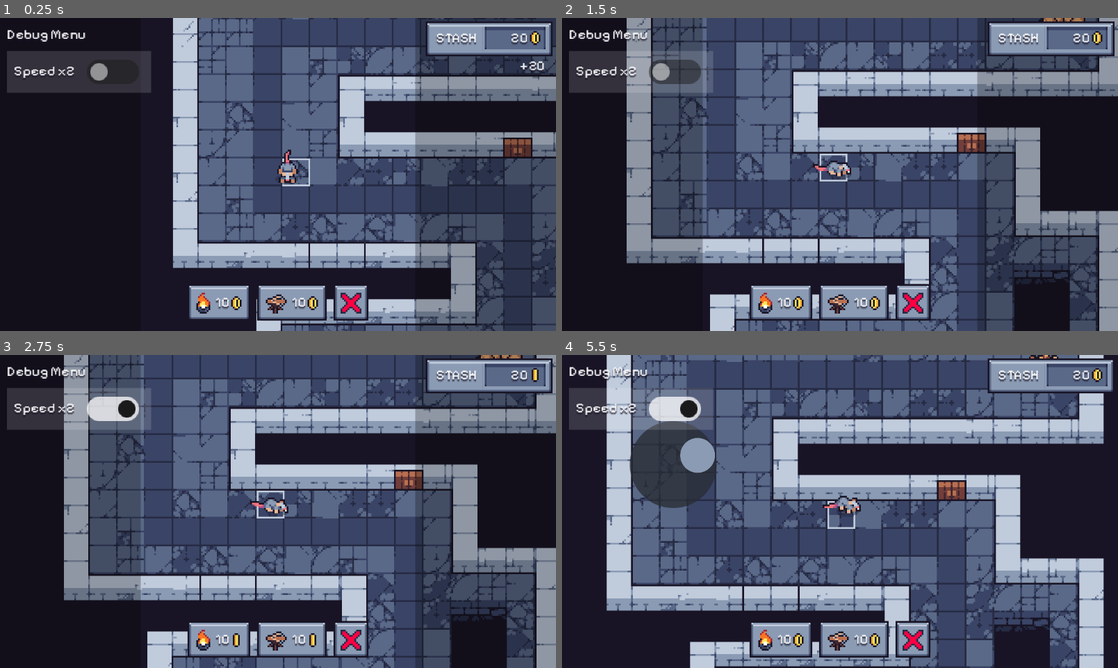
Above: before the commit, frames 1-4 (two rows, left to right).
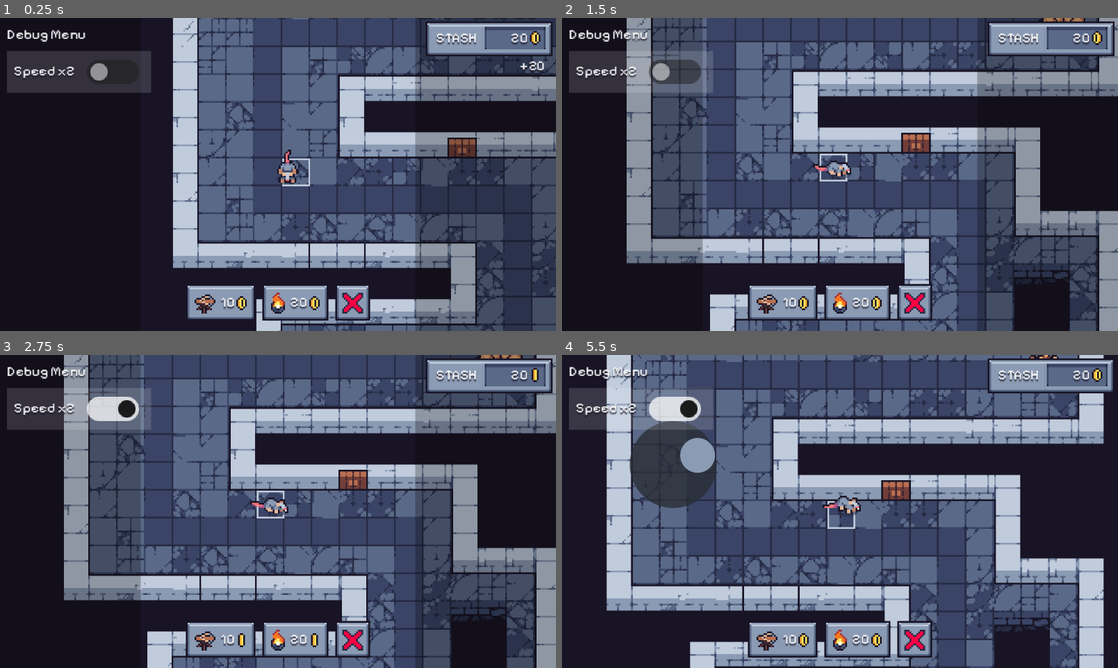
Above: after the commit, the same moments.

Repository: Raisinaut/craftpix_indie_jam
Game: Godot game, scene res://levels/test_scene.tscn
Two runs of this game, one before a commit and one after it. Both use one fixed random seed, a clock stepped at 60 frames per second and the inputs below.
Inputs (mouse positions are in pixels of both pictures, inside the frame that each line leads up to):
- Up to frame 1 (0.25 s): no input
- Up to frame 2 (1.5 s): move the mouse to (962, 158) at 0.52 s; hold D (move_right) 0.53-1.25 s; tap E (interact) at 0.6 s; click (962, 158) at 0.8 s; drag from (728, 190) to (851, 174) at 1.27 s
- Up to frame 3 (2.75 s): click (111, 408) at 2 s
- Up to frame 4 (5.5 s): move the mouse to (895, 442) at 2.77 s; hold D (move_right) 2.78-3.5 s; tap E (interact) at 2.85, 4.35 s; click (895, 442) at 3.05 s; drag from (812, 574) to (806, 492) at 3.52 s; move the mouse to (1006, 558) at 4.27 s; hold A (move_left) 4.28-5 s; click (1006, 558) at 4.55 s; drag from (673, 464) to (756, 433) at 5.02 s

The runs differ from the first frame. In frame 1, 2.1% of the frame differs, in the area x 33-96%, y 38-97%; in frame 2, 2.1%; in frame 3, 2.1%; in frame 4, 2.2%, in the area x 33-73%, y 40-97%.

Commit message:
Ballista trap + improved map placement feedback

Diff:
--- a/godot/entities/characters/moving_character.tscn
+++ b/godot/entities/characters/moving_character.tscn
@@ -356,6 +356,8 @@
 [node name="Shadow" parent="." instance=ExtResource("2_3sq6u")]
 z_index = -1
 offset = Vector2(-0.5, 0)
+frame = 1
+size = 2
 
 [node name="Sprite2D" type="Sprite2D" parent="."]
 material = ExtResource("3_3sq6u")
--- a/godot/entities/objects/coin/coin.tscn
+++ b/godot/entities/objects/coin/coin.tscn
@@ -3,7 +3,7 @@
 [ext_resource type="Texture2D" uid="uid://bslbu0amb0est" path="res://assets/objects/coin.png" id="1_a3cx1"]
 [ext_resource type="Script" uid="uid://yp2hpa3ppdmb" path="res://entities/objects/coin/coin.gd" id="1_bnwvg"]
 [ext_resource type="Texture2D" uid="uid://dkexny4e78lr7" path="res://assets/particles/sparkle_a.png" id="2_mwj88"]
-[ext_resource type="Texture2D" uid="uid://chv0t4tdxhoj7" path="res://assets/objects/shadow_small.png" id="2_u355s"]
+[ext_resource type="PackedScene" uid="uid://cw5nvw3ycioxa" path="res://entities/shadow.tscn" id="3_3kpim"]
 [ext_resource type="Material" uid="uid://b1tly5c16uths" path="res://general/materials/flash_pickup.tres" id="4_vxmcp"]
 [ext_resource type="Script" uid="uid://d2d8j0k3b1vi2" path="res://general/components/flashing_sprite/flash_control.gd" id="6_3kpim"]
 
@@ -121,10 +121,7 @@
 anim_speed_min = 1.0
 anim_speed_max = 1.0
 
-[node name="Shadow" type="Sprite2D" parent="."]
-modulate = Color(1, 1, 1, 0.5019608)
-z_index = -1
-texture = ExtResource("2_u355s")
+[node name="Shadow" parent="." instance=ExtResource("3_3kpim")]
 
 [node name="Sprite2D" type="AnimatedSprite2D" parent="."]
 material = ExtResource("4_vxmcp")
--- /dev/null
+++ b/godot/entities/projectiles/arrow.tscn
@@ -0,0 +1,35 @@
+[gd_scene load_steps=6 format=3 uid="uid://4tqlqg22tbpw"]
+
+[ext_resource type="Script" uid="uid://bdcab4qeqp8eb" path="res://entities/projectiles/linear_projectile.gd" id="1_d7ycy"]
+[ext_resource type="PackedScene" uid="uid://cw5nvw3ycioxa" path="res://entities/shadow.tscn" id="2_gdlky"]
+[ext_resource type="Texture2D" uid="uid://b7bdq3xwqi6iu" path="res://assets/objects/traps/ballista/arrow.png" id="2_sadbq"]
+[ext_resource type="Script" uid="uid://dfc5d2tb3beke" path="res://general/components/combat/hitbox.gd" id="3_cmigs"]
+
+[sub_resource type="CapsuleShape2D" id="CapsuleShape2D_sadbq"]
+radius = 2.0
+height = 6.0
+
+[node name="Arrow" type="CharacterBody2D"]
+collision_layer = 0
+motion_mode = 1
+script = ExtResource("1_d7ycy")
+
+[node name="Shadow" parent="." instance=ExtResource("2_gdlky")]
+
+[node name="Sprite2D" type="Sprite2D" parent="."]
+position = Vector2(0, -4)
+texture = ExtResource("2_sadbq")
+
+[node name="CollisionShape2D2" type="CollisionShape2D" parent="."]
+position = Vector2(2, 0)
+rotation = -1.5707964
+shape = SubResource("CapsuleShape2D_sadbq")
+
+[node name="HitBox" type="Area2D" parent="."]
+script = ExtResource("3_cmigs")
+metadata/_custom_type_script = "uid://dfc5d2tb3beke"
+
+[node name="CollisionShape2D2" type="CollisionShape2D" parent="HitBox"]
+position = Vector2(2, 0)
+rotation = -1.5707964
+shape = SubResource("CapsuleShape2D_sadbq")
--- /dev/null
+++ b/godot/entities/projectiles/linear_projectile.gd
@@ -0,0 +1,40 @@
+class_name LinearProjectile
+extends CharacterBody2D
+
+@onready var sprite = $Sprite2D
+@onready var shadow = $Shadow
+@onready var hitbox = $HitBox
+@onready var collision_shape = $CollisionShape2D2
+
+var move_direction = Vector2.RIGHT
+var move_speed = 100
+
+
+func _ready() -> void:
+	hitbox.detected.connect(_on_hitbox_detected)
+
+func _physics_process(delta: float) -> void:
+	velocity = move_direction * move_speed
+	point_toward_move_direction()
+	move_and_slide()
+	if get_kinematic_collider(delta):
+		impact()
+
+func _on_hitbox_detected(_hurtbox : HurtBox) -> void:
+	impact()
+
+func impact() -> void:
+	velocity = Vector2.ZERO
+	queue_free()
+
+func point_toward_move_direction() -> void:
+	var r = move_direction.angle()
+	sprite.rotation = r
+	shadow.rotation = r
+	hitbox.rotation = r
+	var hitbox_trans = hitbox.get_collision_shape().global_transform
+	collision_shape.global_transform = hitbox_trans
+
+func get_kinematic_collider(delta : float) -> Object:
+	var collider : Object = move_and_collide(velocity * delta, true)
+	return collider
--- /dev/null
+++ b/godot/entities/shadow.gd
@@ -0,0 +1,8 @@
+@tool
+extends Sprite2D
+
+@export_range(1, 2) var size : int = 1 : set = set_size
+
+func set_size(value : int) -> void:
+	size = value
+	frame = size - 1
--- a/godot/entities/shadow.tscn
+++ b/godot/entities/shadow.tscn
@@ -1,7 +1,10 @@
-[gd_scene load_steps=2 format=3 uid="uid://cw5nvw3ycioxa"]
+[gd_scene load_steps=3 format=3 uid="uid://cw5nvw3ycioxa"]
 
-[ext_resource type="Texture2D" uid="uid://cs8a8s2x8phta" path="res://assets/free-top-down-roguelike-game-kit-pixel-art-craftpix-net-436971/1 Characters/Other/Shadow.png" id="1_uhksf"]
+[ext_resource type="Texture2D" uid="uid://cbfkktmgwggky" path="res://assets/objects/shadow.png" id="1_bcmcb"]
+[ext_resource type="Script" uid="uid://e0m3xsbq4s1n" path="res://entities/shadow.gd" id="2_bcmcb"]
 
 [node name="Shadow" type="Sprite2D"]
 modulate = Color(1, 1, 1, 0.5)
-texture = ExtResource("1_uhksf")
+texture = ExtResource("1_bcmcb")
+hframes = 2
+script = ExtResource("2_bcmcb")
--- a/godot/entities/traps/ballista/ballista.gd
+++ b/godot/entities/traps/ballista/ballista.gd
@@ -1,25 +1,65 @@
 class_name Ballista
 extends Node2D
 
-@onready var base = $Base
+@onready var sprite = $Sprite
 @onready var interaction_area = $InteractionArea
 @onready var interact_display = $InteractCost
+@onready var emitter = $Emitter
 
-var interval : float = 1.0
+var initialized : bool = false
+var interval : float = 1.5
+var direction := Vector2.RIGHT : set = set_direction
 
 
 func _ready() -> void:
+	sprite.animation_finished.connect(_on_sprite_animation_finished)
 	interaction_area.interacted.connect(_on_interaction_area_interacted)
 	interact_display.hide()
+	await delay()
+	initialized = true
+	activate()
 
 func activate() -> void:
-	# fire bolt
+	sprite.play(get_directional_animation_name("fire"))
+	emitter.emit()
+
+func reset() -> void:
+	sprite.play(get_directional_animation_name("default"))
 	start_interval()
+
+func _process(delta: float) -> void:
+	if initialized:
+		interact_display.visible = interaction_area.can_interact()
+
+func get_directional_animation_name(anim_name : String) -> String:
+	return anim_name + "_" + get_vector_as_string(direction)
+
+func get_vector_as_string(vector : Vector2) -> String:
+	var d : String = ""
+	if abs(vector.x) > abs(vector.y):
+		if vector.x >= 0:
+			d = "right"
+		else:
+			d = "left"
+	else:
+		if vector.y >= 0:
+			d = "down"
+		else:
+			d = "up"
+	return d
+
+
+# SETTERS ----------------------------------------------------------------------
+func set_direction(value : Vector2) -> void:
+	direction = value
 
 
 # TIMERS -----------------------------------------------------------------------
 func start_interval():
 	get_tree().create_timer(interval).timeout.connect(_on_interval_timeout)
+
+func delay():
+	await get_tree().create_timer(0.05).timeout
 
 
 # SIGNALS ----------------------------------------------------------------------
@@ -27,5 +67,21 @@
 	activate()
 
 func _on_interaction_area_interacted() -> void:
-	# rotate clockwise by 90 degrees
-	pass
+	direction = direction.rotated(-PI/2)
+	emitter.emission_direction = direction
+	if sprite_is_firing():
+		var last_frame = sprite.frame
+		sprite.play(get_directional_animation_name("fire"))
+		sprite.frame = last_frame
+
+	else:
+		sprite.play(get_directional_animation_name("default"))
+
+func _on_sprite_animation_finished() -> void:
+	if sprite_is_firing():
+		reset()
+
+
+# CHECKS -----------------------------------------------------------------------
+func sprite_is_firing() -> bool:
+	return sprite.animation.contains("fire")
--- a/godot/entities/traps/ballista/ballista.tscn
+++ b/godot/entities/traps/ballista/ballista.tscn
@@ -1,47 +1,85 @@
-[gd_scene load_steps=24 format=3 uid="uid://c5mdvfauoed2g"]
+[gd_scene load_steps=42 format=3 uid="uid://c5mdvfauoed2g"]
 
 [ext_resource type="Script" uid="uid://bhl2hoq3jpxul" path="res://entities/traps/ballista/ballista.gd" id="1_8qoty"]
-[ext_resource type="Texture2D" uid="uid://cw6cmeriakret" path="res://assets/objects/traps/fire_trap/fire_trap.png" id="2_6f77m"]
+[ext_resource type="PackedScene" uid="uid://cw5nvw3ycioxa" path="res://entities/shadow.tscn" id="3_be8nh"]
 [ext_resource type="Texture2D" uid="uid://1q0cp7khrn5k" path="res://assets/objects/traps/ballista/ballista_sheet.png" id="3_eovqc"]
+[ext_resource type="Script" uid="uid://c8uivfcveinjf" path="res://entities/traps/ballista/emitter.gd" id="6_eovqc"]
 [ext_resource type="Script" uid="uid://b545io1mgm2pc" path="res://general/components/interaction_area/interaction_area.gd" id="6_uwgnx"]
 [ext_resource type="PackedScene" uid="uid://pfvy78ys0l41" path="res://ui/interact_prompt/interact_prompt.tscn" id="7_0yw4s"]
-
-[sub_resource type="AtlasTexture" id="AtlasTexture_4vp1b"]
-atlas = ExtResource("2_6f77m")
-region = Rect2(32, 0, 32, 32)
-
-[sub_resource type="AtlasTexture" id="AtlasTexture_dda22"]
-atlas = ExtResource("2_6f77m")
-region = Rect2(64, 0, 32, 32)
-
-[sub_resource type="AtlasTexture" id="AtlasTexture_qmrr5"]
-atlas = ExtResource("2_6f77m")
-region = Rect2(96, 0, 32, 32)
-
-[sub_resource type="AtlasTexture" id="AtlasTexture_n5l1v"]
-atlas = ExtResource("2_6f77m")
-region = Rect2(128, 0, 32, 32)
-
-[sub_resource type="AtlasTexture" id="AtlasTexture_wxbwv"]
-atlas = ExtResource("2_6f77m")
-region = Rect2(160, 0, 32, 32)
-
-[sub_resource type="AtlasTexture" id="AtlasTexture_vitdh"]
-atlas = ExtResource("2_6f77m")
-region = Rect2(192, 0, 32, 32)
-
-[sub_resource type="AtlasTexture" id="AtlasTexture_5dr5r"]
-atlas = ExtResource("2_6f77m")
-region = Rect2(224, 0, 32, 32)
-
-[sub_resource type="AtlasTexture" id="AtlasTexture_4xanu"]
-atlas = ExtResource("2_6f77m")
-region = Rect2(256, 0, 32, 32)
-
-[sub_resource type="AtlasTexture" id="AtlasTexture_8qoty"]
+[ext_resource type="PackedScene" uid="uid://4tqlqg22tbpw" path="res://entities/projectiles/arrow.tscn" id="7_be8nh"]
+
+[sub_resource type="AtlasTexture" id="AtlasTexture_kmdvo"]
+atlas = ExtResource("3_eovqc")
+region = Rect2(0, 48, 16, 16)
+
+[sub_resource type="AtlasTexture" id="AtlasTexture_htr65"]
+atlas = ExtResource("3_eovqc")
+region = Rect2(0, 16, 16, 16)
+
+[sub_resource type="AtlasTexture" id="AtlasTexture_mjq35"]
 atlas = ExtResource("3_eovqc")
 region = Rect2(0, 0, 16, 16)
 
+[sub_resource type="AtlasTexture" id="AtlasTexture_sdu47"]
+atlas = ExtResource("3_eovqc")
+region = Rect2(0, 32, 16, 16)
+
+[sub_resource type="AtlasTexture" id="AtlasTexture_v85ik"]
+atlas = ExtResource("3_eovqc")
+region = Rect2(16, 48, 16, 16)
+
+[sub_resource type="AtlasTexture" id="AtlasTexture_7t7q2"]
+atlas = ExtResource("3_eovqc")
+region = Rect2(32, 48, 16, 16)
+
+[sub_resource type="AtlasTexture" id="AtlasTexture_rvo8p"]
+atlas = ExtResource("3_eovqc")
+region = Rect2(48, 48, 16, 16)
+
+[sub_resource type="AtlasTexture" id="AtlasTexture_pu1rs"]
+atlas = ExtResource("3_eovqc")
+region = Rect2(64, 48, 16, 16)
+
+[sub_resource type="AtlasTexture" id="AtlasTexture_0588p"]
+atlas = ExtResource("3_eovqc")
+region = Rect2(80, 48, 16, 16)
+
+[sub_resource type="AtlasTexture" id="AtlasTexture_efith"]
+atlas = ExtResource("3_eovqc")
+region = Rect2(96, 48, 16, 16)
+
+[sub_resource type="AtlasTexture" id="AtlasTexture_faf02"]
+atlas = ExtResource("3_eovqc")
+region = Rect2(0, 48, 16, 16)
+
+[sub_resource type="AtlasTexture" id="AtlasTexture_i301a"]
+atlas = ExtResource("3_eovqc")
+region = Rect2(16, 16, 16, 16)
+
+[sub_resource type="AtlasTexture" id="AtlasTexture_fqmsp"]
+atlas = ExtResource("3_eovqc")
+region = Rect2(32, 16, 16, 16)
+
+[sub_resource type="AtlasTexture" id="AtlasTexture_e2qwi"]
+atlas = ExtResource("3_eovqc")
+region = Rect2(48, 16, 16, 16)
+
+[sub_resource type="AtlasTexture" id="AtlasTexture_8agke"]
+atlas = ExtResource("3_eovqc")
+region = Rect2(64, 16, 16, 16)
+
+[sub_resource type="AtlasTexture" id="AtlasTexture_73kfy"]
+atlas = ExtResource("3_eovqc")
+region = Rect2(80, 16, 16, 16)
+
+[sub_resource type="AtlasTexture" id="AtlasTexture_u7xdy"]
+atlas = ExtResource("3_eovqc")
+region = Rect2(96, 16, 16, 16)
+
+[sub_resource type="AtlasTexture" id="AtlasTexture_v0wxh"]
+atlas = ExtResource("3_eovqc")
+region = Rect2(0, 16, 16, 16)
+
 [sub_resource type="AtlasTexture" id="AtlasTexture_be8nh"]
 atlas = ExtResource("3_eovqc")
 region = Rect2(16, 0, 16, 16)
@@ -69,48 +107,123 @@
 [sub_resource type="AtlasTexture" id="AtlasTexture_eovqc"]
 atlas = ExtResource("3_eovqc")
 region = Rect2(0, 0, 16, 16)
+
+[sub_resource type="AtlasTexture" id="AtlasTexture_8ya50"]
+atlas = ExtResource("3_eovqc")
+region = Rect2(16, 32, 16, 16)
+
+[sub_resource type="AtlasTexture" id="AtlasTexture_1vnkh"]
+atlas = ExtResource("3_eovqc")
+region = Rect2(32, 32, 16, 16)
+
+[sub_resource type="AtlasTexture" id="AtlasTexture_jhajl"]
+atlas = ExtResource("3_eovqc")
+region = Rect2(48, 32, 16, 16)
+
+[sub_resource type="AtlasTexture" id="AtlasTexture_xirwp"]
+atlas = ExtResource("3_eovqc")
+region = Rect2(64, 32, 16, 16)
+
+[sub_resource type="AtlasTexture" id="AtlasTexture_diybx"]
+atlas = ExtResource("3_eovqc")
+region = Rect2(80, 32, 16, 16)
+
+[sub_resource type="AtlasTexture" id="AtlasTexture_i2k1o"]
+atlas = ExtResource("3_eovqc")
+region = Rect2(96, 32, 16, 16)
+
+[sub_resource type="AtlasTexture" id="AtlasTexture_b2d50"]
+atlas = ExtResource("3_eovqc")
+region = Rect2(0, 32, 16, 16)
 
 [sub_resource type="SpriteFrames" id="SpriteFrames_wxbwv"]
 animations = [{
 "frames": [{
 "duration": 1.0,
-"texture": SubResource("AtlasTexture_4vp1b")
-}, {
-"duration": 1.0,
-"texture": SubResource("AtlasTexture_dda22")
-}, {
-"duration": 1.0,
-"texture": SubResource("AtlasTexture_qmrr5")
-}, {
-"duration": 1.0,
-"texture": SubResource("AtlasTexture_n5l1v")
-}, {
-"duration": 1.0,
-"texture": SubResource("AtlasTexture_wxbwv")
-}, {
-"duration": 1.0,
-"texture": SubResource("AtlasTexture_vitdh")
-}, {
-"duration": 1.0,
-"texture": SubResource("AtlasTexture_5dr5r")
-}, {
-"duration": 1.0,
-"texture": SubResource("AtlasTexture_4xanu")
+"texture": SubResource("AtlasTexture_kmdvo")
 }],
 "loop": true,
-"name": &"active",
-"speed": 14.0
-}, {
-"frames": [{
-"duration": 1.0,
-"texture": SubResource("AtlasTexture_8qoty")
+"name": &"default_down",
+"speed": 5.0
+}, {
+"frames": [{
+"duration": 1.0,
+"texture": SubResource("AtlasTexture_htr65")
 }],
 "loop": true,
-"name": &"default",
+"name": &"default_left",
 "speed": 5.0
 }, {
 "frames": [{
 "duration": 1.0,
+"texture": SubResource("AtlasTexture_mjq35")
+}],
+"loop": true,
+"name": &"default_right",
+"speed": 5.0
+}, {
+"frames": [{
+"duration": 1.0,
+"texture": SubResource("AtlasTexture_sdu47")
+}],
+"loop": true,
+"name": &"default_up",
+"speed": 5.0
+}, {
+"frames": [{
+"duration": 1.0,
+"texture": SubResource("AtlasTexture_v85ik")
+}, {
+"duration": 1.0,
+"texture": SubResource("AtlasTexture_7t7q2")
+}, {
+"duration": 1.0,
+"texture": SubResource("AtlasTexture_rvo8p")
+}, {
+"duration": 1.0,
+"texture": SubResource("AtlasTexture_pu1rs")
+}, {
+"duration": 1.0,
+"texture": SubResource("AtlasTexture_0588p")
+}, {
+"duration": 1.0,
+"texture": SubResource("AtlasTexture_efith")
+}, {
+"duration": 1.0,
+"texture": SubResource("AtlasTexture_faf02")
+}],
+"loop": false,
+"name": &"fire_down",
+"speed": 16.0
+}, {
+"frames": [{
+"duration": 1.0,
+"texture": SubResource("AtlasTexture_i301a")
+}, {
+"duration": 1.0,
+"texture": SubResource("AtlasTexture_fqmsp")
+}, {
+"duration": 1.0,
+"texture": SubResource("AtlasTexture_e2qwi")
+}, {
+"duration": 1.0,
+"texture": SubResource("AtlasTexture_8agke")
+}, {
+"duration": 1.0,
+"texture": SubResource("AtlasTexture_73kfy")
+}, {
+"duration": 1.0,
+"texture": SubResource("AtlasTexture_u7xdy")
+}, {
+"duration": 1.0,
+"texture": SubResource("AtlasTexture_v0wxh")
+}],
+"loop": false,
+"name": &"fire_left",
+"speed": 16.0
+}, {
+"frames": [{
+"duration": 1.0,
 "texture": SubResource("AtlasTexture_be8nh")
 }, {
 "duration": 1.0,
@@ -132,26 +245,59 @@
 "texture": SubResource("AtlasTexture_eovqc")
 }],
 "loop": false,
-"name": &"fire",
+"name": &"fire_right",
+"speed": 16.0
+}, {
+"frames": [{
+"duration": 1.0,
+"texture": SubResource("AtlasTexture_8ya50")
+}, {
+"duration": 1.0,
+"texture": SubResource("AtlasTexture_1vnkh")
+}, {
+"duration": 1.0,
+"texture": SubResource("AtlasTexture_jhajl")
+}, {
+"duration": 1.0,
+"texture": SubResource("AtlasTexture_xirwp")
+}, {
+"duration": 1.0,
+"texture": SubResource("AtlasTexture_diybx")
+}, {
+"duration": 1.0,
+"texture": SubResource("AtlasTexture_i2k1o")
+}, {
+"duration": 1.0,
+"texture": SubResource("AtlasTexture_b2d50")
+}],
+"loop": false,
+"name": &"fire_up",
 "speed": 16.0
 }]
 
 [sub_resource type="CircleShape2D" id="CircleShape2D_x8jmv"]
-radius = 1.0
+radius = 4.0
 
 [node name="Ballista" type="Node2D"]
+y_sort_enabled = true
 script = ExtResource("1_8qoty")
 
-[node name="Base" type="AnimatedSprite2D" parent="."]
-z_index = -1
+[node name="Shadow" parent="." instance=ExtResource("3_be8nh")]
+frame = 1
+size = 2
+
+[node name="Sprite" type="AnimatedSprite2D" parent="."]
 sprite_frames = SubResource("SpriteFrames_wxbwv")
-animation = &"fire"
-autoplay = "default"
-frame = 6
-frame_progress = 1.0
+animation = &"default_right"
 offset = Vector2(0, -4)
 
+[node name="Emitter" type="Node2D" parent="."]
+script = ExtResource("6_eovqc")
+emission_scene = ExtResource("7_be8nh")
+emission_speed = 100
+
 [node name="InteractionArea" type="Area2D" parent="."]
+visible = false
 collision_layer = 0
 collision_mask = 8
 script = ExtResource("6_uwgnx")
@@ -162,9 +308,12 @@
 
 [node name="InteractCost" parent="." node_paths=PackedStringArray("linked_area") instance=ExtResource("7_0yw4s")]
 offset_left = -21.5
-offset_top = -29.0
+offset_top = -33.0
 offset_right = 21.5
-offset_bottom = -6.0
+offset_bottom = -10.0
 size_flags_vertical = 1
 action = "ROTATE"
 linked_area = NodePath("../InteractionArea")
+
+[node name="DirectionVisual" type="RayCast2D" parent="."]
+target_position = Vector2(16, 0)
--- /dev/null
+++ b/godot/entities/traps/ballista/emitter.gd
@@ -0,0 +1,16 @@
+extends Node2D
+
+@export var emission_scene : PackedScene
+@export var emission_speed : int
+
+var emission_direction := Vector2.RIGHT
+
+func emit() -> void:
+	spawn_scene(emission_scene)
+
+func spawn_scene(scene : PackedScene) -> void:
+	var inst : LinearProjectile = scene.instantiate()
+	EntityManager.y_sort_root.call_deferred("add_child", inst)
+	inst.global_position = global_position
+	inst.move_direction = emission_direction
+	inst.move_speed = emission_speed
--- a/godot/general/components/combat/hitbox.gd
+++ b/godot/general/components/combat/hitbox.gd
@@ -6,7 +6,7 @@
 signal detected(hurtbox) # not ideal, but signal is triggered from the hurtbox class >_>
 
 @export var damage := 1
-@export var knockback := 10
+@export var knockback := 0
 
 var disabled := false : set = set_disabled
 var knockback_direction := Vector2.ZERO
@@ -15,12 +15,16 @@
 func _init() -> void:
 	setup_collision()
 
-
 func setup_collision():
 	collision_layer = int(pow(2, 7-1))
 	collision_mask = int(pow(2, 8-1))
 
-
 func set_disabled(state):
 	disabled = state
 	set_deferred("monitorable", not disabled)
+
+func get_collision_shape() -> CollisionShape2D:
+	for c in get_children():
+		if c is CollisionShape2D:
+			return c
+	return null
--- a/godot/levels/map.gd
+++ b/godot/levels/map.gd
@@ -9,7 +9,8 @@
 @onready var highlight_box = $Ground/HighlightBox
 
 var highlight_idx = Vector2i.ZERO
-var selected_scene = -1
+var hover_opacity = 0.6 # visibility percent
+var selected_scene = -1 # -1 is null
 var refund_percent = 0.5
 
 enum MODES {
@@ -35,7 +36,13 @@
 	highlight_idx = traps_hover.local_to_map(player_position)
 	var tile_idx = selected_scene + 1 #always add one when accessing tiles
 	if is_idx_valid(tile_idx):
+		var no_trap_present = is_cell_unused_by_layer(highlight_idx, traps)
+		traps_hover.visible = no_trap_present
 		traps_hover.set_cell(highlight_idx, 0, Vector2i(0, 0), tile_idx)
+		if can_place():
+			traps_hover.modulate = Color("ffffff") * hover_opacity
+		else:
+			traps_hover.modulate = Color("f5767a") * hover_opacity
 
 func update_highlight():
 	match mode:
@@ -91,12 +98,18 @@
 
 # CHECKS -----------------------------------------------------------------------
 func is_cell_valid(coords : Vector2i) -> bool:
+	var valid = true
+	var layers_to_check : Array[TileMapLayer] = [track, traps]
+	for layer in layers_to_check:
+		if not is_cell_unused_by_layer(coords, layer):
+			valid = false
+			break
+	return valid
+
+func is_cell_unused_by_layer(coords : Vector2i, map : TileMapLayer) -> bool:
 	var usable_coords : Array = ground.get_used_cells()
-	var used_coords : Array = traps.get_used_cells()
-	var track_coords : Array = track.get_used_cells()
-	for c in used_coords:
-		usable_coords.erase(c)
-	for c in track_coords:
+	var map_coords : Array = map.get_used_cells()
+	for c in map_coords:
 		usable_coords.erase(c)
 	return usable_coords.has(coords)
 
--- a/godot/levels/test_scene.tscn
+++ b/godot/levels/test_scene.tscn
@@ -182,7 +182,6 @@
 tile_set = SubResource("TileSet_vehgu")
 
 [node name="TrapsHover" type="TileMapLayer" parent="Map"]
-modulate = Color(1, 1, 1, 0.5)
 y_sort_enabled = true
 tile_set = SubResource("TileSet_vehgu")
 
@@ -206,7 +205,7 @@
 spawn_interval = 6.0
 
 [node name="MinionDoor2" parent="Entities" instance=ExtResource("6_a47p7")]
-position = Vector2(216, 32)
+position = Vector2(184, 32)
 
 [node name="MinionDoor" parent="Entities" instance=ExtResource("6_a47p7")]
 position = Vector2(56, -64)
--- a/godot/resources/traps/1_fire_trap.tres
+++ /dev/null
@@ -1,15 +0,0 @@
-[gd_resource type="Resource" script_class="TrapData" load_steps=4 format=3 uid="uid://bqdmea5qxlplc"]
-
-[ext_resource type="Texture2D" uid="uid://dym1i6kdlj4iw" path="res://assets/objects/traps/fire_trap/fire_trap_icon.png" id="1_mrmwr"]
-[ext_resource type="Script" uid="uid://bv4r0db7i8vw0" path="res://general/classes/trap_data.gd" id="1_v1lgk"]
-[ext_resource type="PackedScene" uid="uid://lmebpt6opvja" path="res://entities/traps/fire_trap/fire_trap.tscn" id="2_7w0an"]
-
-[resource]
-script = ExtResource("1_v1lgk")
-display_name = "Fireburst"
-icon = ExtResource("1_mrmwr")
-scene = ExtResource("2_7w0an")
-base_cost = 10
-base_interval = 2.0
-base_duration = 1.0
-metadata/_custom_type_script = "uid://bv4r0db7i8vw0"
--- /dev/null
+++ b/godot/resources/traps/2_fireburst.tres
@@ -0,0 +1,15 @@
+[gd_resource type="Resource" script_class="TrapData" load_steps=4 format=3 uid="uid://bqdmea5qxlplc"]
+
+[ext_resource type="Texture2D" uid="uid://dym1i6kdlj4iw" path="res://assets/objects/traps/fire_trap/fire_trap_icon.png" id="1_vtowl"]
+[ext_resource type="PackedScene" uid="uid://lmebpt6opvja" path="res://entities/traps/fire_trap/fire_trap.tscn" id="2_3a5r6"]
+[ext_resource type="Script" uid="uid://bv4r0db7i8vw0" path="res://general/classes/trap_data.gd" id="3_llma6"]
+
+[resource]
+script = ExtResource("3_llma6")
+display_name = "Fireburst"
+icon = ExtResource("1_vtowl")
+scene = ExtResource("2_3a5r6")
+base_cost = 20
+base_interval = 2.0
+base_duration = 1.0
+metadata/_custom_type_script = "uid://bv4r0db7i8vw0"
Binary file added: godot/assets/objects/shadow.aseprite
Binary file added: godot/assets/objects/shadow.png
Not shown, added: godot/assets/objects/shadow.png.import
Binary file removed: godot/assets/objects/shadow_small.aseprite
Binary file changed: godot/assets/objects/traps/ballista/ballista.aseprite
Binary file changed: godot/assets/objects/traps/ballista/ballista_sheet.png
Not shown, added: godot/entities/projectiles/linear_projectile.gd.uid
Not shown, added: godot/entities/shadow.gd.uid
Not shown, added: godot/entities/traps/ballista/emitter.gd.uid
Renamed: godot/resources/traps/2_ballista.tres -> godot/resources/traps/1_ballista.tres
